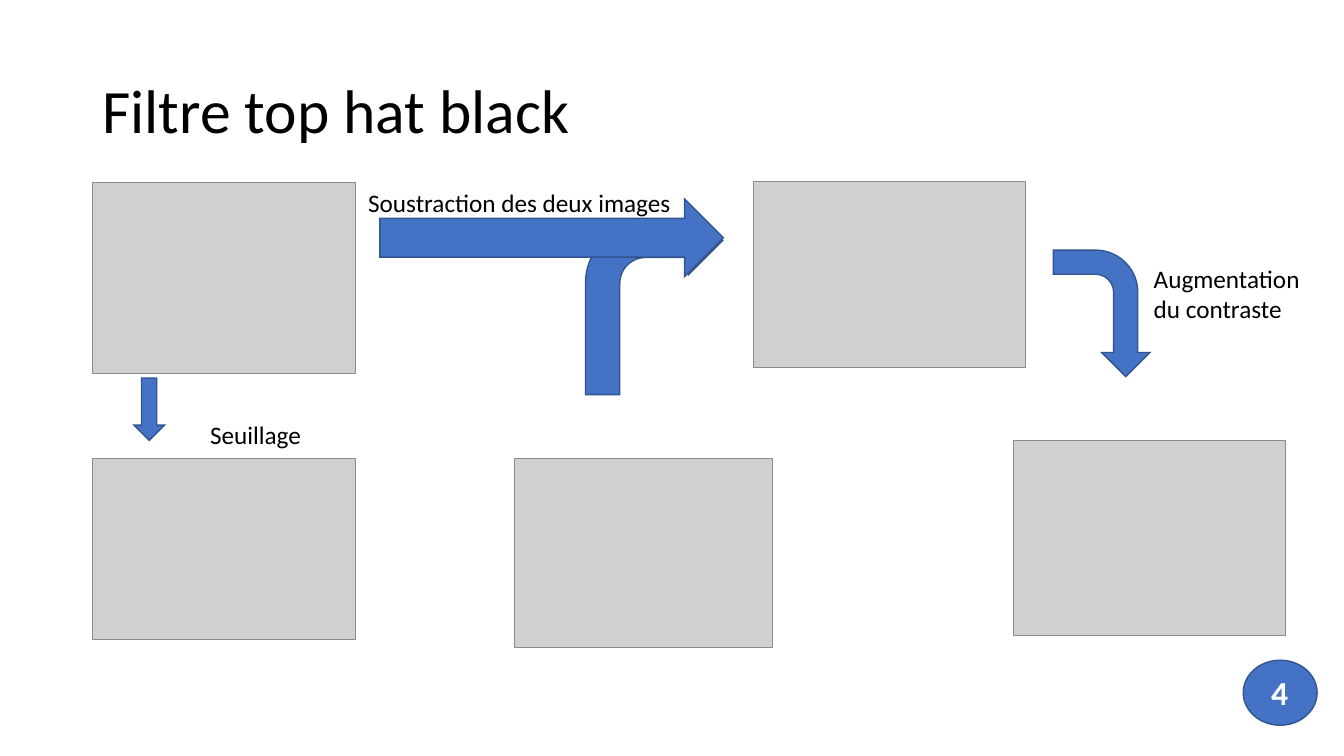
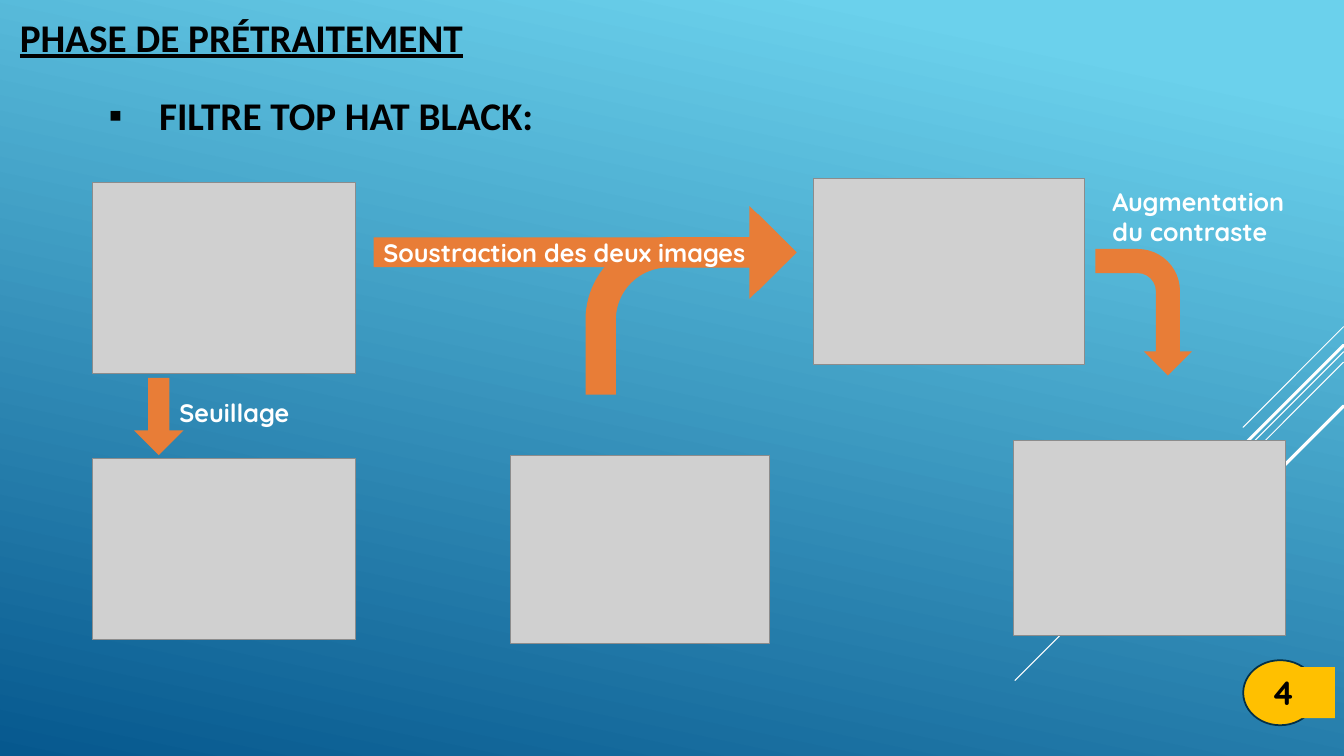
Before and after one commit to gmetras2001/EAN13-Barcode-Reader, a slide deck: slide 5 of Notre rapport/diapo code-barres.pptx. Drawn at 1344x756 pixels with LibreOffice and Linux fonts; fonts in the diff are those of the drawing; grey boxes stand for pictures. Boxes give left, top, right and bottom in pixels: in the first picture for what was removed or moved away, otherwise in the second. Text is boxed around its words. In the diff, an @@ line names an element or a change of style, - is before the commit and + after.

```diff
--- a/Notre rapport/diapo code-barres.pptx
+++ b/Notre rapport/diapo code-barres.pptx
@@ background #FFFFFF to gradient #6ED2EB to #06588E @@
@@ text added at bbox=[20, 19, 462, 58], 28 pt, text #000000, bold, underline @@
+PHASE DE PRÉTRAITEMENT
@@ title at bbox=[159, 104, 534, 131]: text changed; size 44 to 28 pt; bold on @@
-Filtre top hat black
+▪ FILTRE TOP HAT BLACK:
@@ picture: place and size @@
-picture at bbox=[753, 181, 1025, 368]
+picture at bbox=[814, 178, 1086, 365]
@@ bent arrow: place and size @@
-bent arrow at bbox=[586, 206, 723, 394]
+bent arrow at bbox=[586, 206, 797, 394]
@@ font Calibri to Quicksand, text colour #000000 to #FFFFFF, bold on in 3 elements at bbox=[179, 403, 289, 427], bbox=[383, 235, 745, 268], bbox=[1112, 193, 1284, 241] @@
@@ text "Augmentation du contraste": place and size @@
-text "Augmentation du contraste" at bbox=[1154, 270, 1300, 318]
+text "Augmentation du contraste" at bbox=[1112, 193, 1284, 241]
@@ text "Soustraction des deux images": place and size @@
-text "Soustraction des deux images" at bbox=[368, 194, 670, 218]
+text "Soustraction des deux images" at bbox=[383, 235, 745, 268]
@@ fill #4472C4 to #E87D37; outline #325491 1 pt to none; proportions changed in 3 elements at bbox=[586, 206, 797, 394], bbox=[134, 378, 184, 456], bbox=[374, 214, 798, 291] @@
@@ right arrow: place and size @@
-right arrow at bbox=[380, 199, 724, 276]
+right arrow at bbox=[374, 214, 798, 291]
@@ bent arrow: place and size @@
-bent arrow at bbox=[1054, 250, 1150, 377]
+bent arrow at bbox=[1096, 249, 1193, 376]
@@ bent arrow at bbox=[1096, 249, 1193, 376]: fill #4472C4 to #E87D37; outline #325491 1 pt to none @@
@@ down arrow: place and size @@
-down arrow at bbox=[134, 378, 164, 441]
+down arrow at bbox=[134, 378, 184, 456]
@@ text "Seuillage": place and size @@
-text "Seuillage" at bbox=[210, 426, 301, 449]
+text "Seuillage" at bbox=[179, 403, 289, 427]
@@ group added at bbox=[1015, 327, 1344, 681]: 5 lines @@
@@ ellipse at bbox=[1243, 660, 1317, 726]: fill #4472C4 to #FFC000; outline #325491 1 pt to #043148 1.25 pt @@
@@ rectangle "4": place and size @@
-rectangle "4" at bbox=[1271, 683, 1288, 705]
+rectangle "4" at bbox=[1261, 667, 1335, 718]
@@ rectangle "4" at bbox=[1261, 667, 1335, 718]: font Calibri to Quicksand, text colour #FFFFFF to #000000; fill none to #FFC000 @@
```
Also in this commit, not shown: 14 other slides changed.
